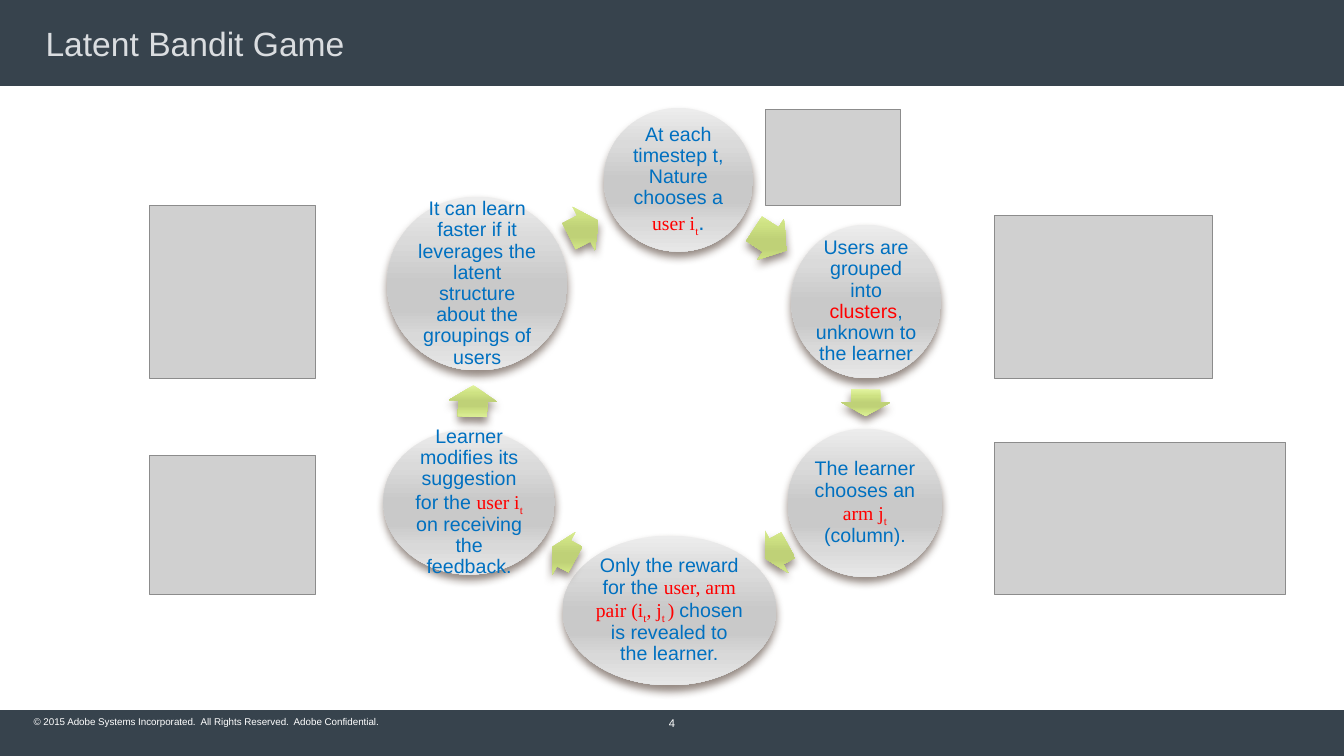
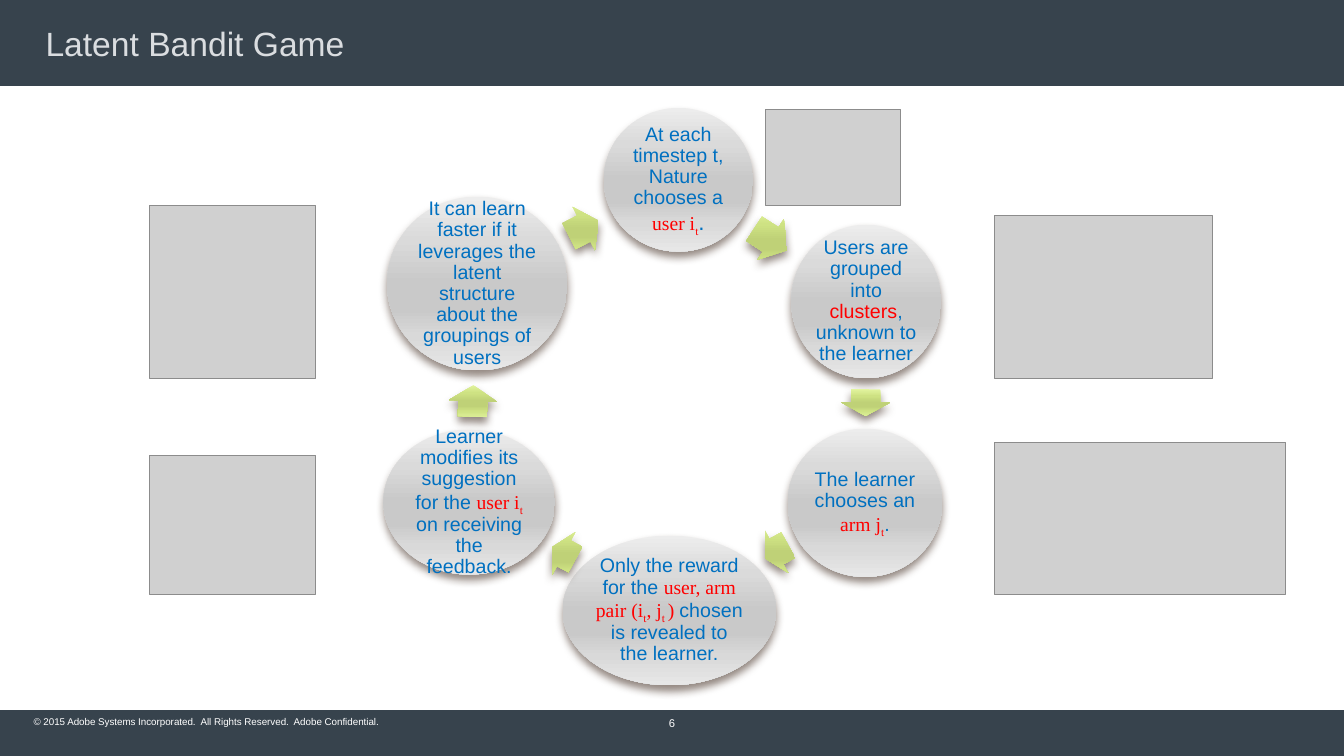
Before and after one commit to Subhojyoti/Adobe_Intern, a slide deck: slide 6 of Adobe PPT/Subho_Inception_talk.pptx (slide 4 before the commit). Drawn at 1344x756 pixels with LibreOffice and Linux fonts; fonts in the diff are those of the drawing; grey boxes stand for pictures; background and template pictures are left out. Boxes give left, top, right and bottom in pixels: in the first picture for what was removed or moved away, otherwise in the second. Text is boxed around its words. In the diff, an @@ line names an element or a change of style, - is before the commit and + after.

```diff
--- a/Adobe PPT/Subho_Inception_talk.pptx
+++ b/Adobe PPT/Subho_Inception_talk.pptx
@@ text at box(815, 472, 915, 531): text changed @@
-The learner chooses an arm jt (column).
+The learner chooses an arm jt.
@@ page number at box(669, 719, 675, 727): text changed @@
-4
+6
```
Also in this commit, not shown: 1 other slide changed, 2 slides added, 1 other file.
